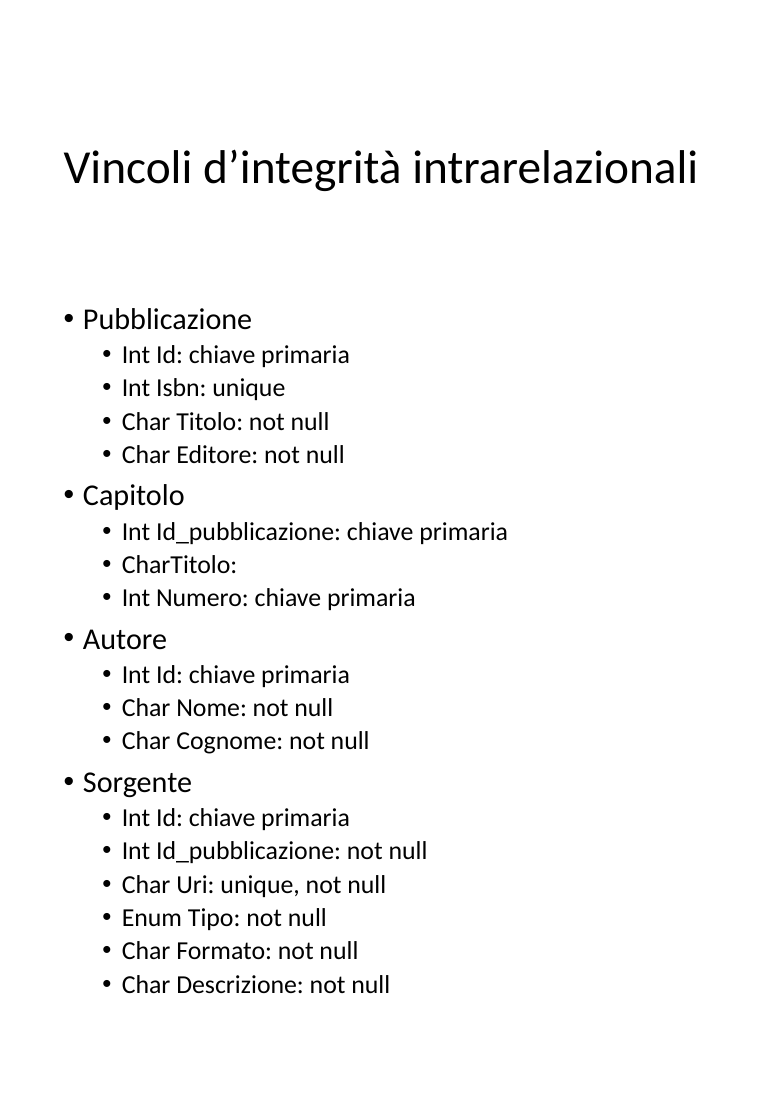
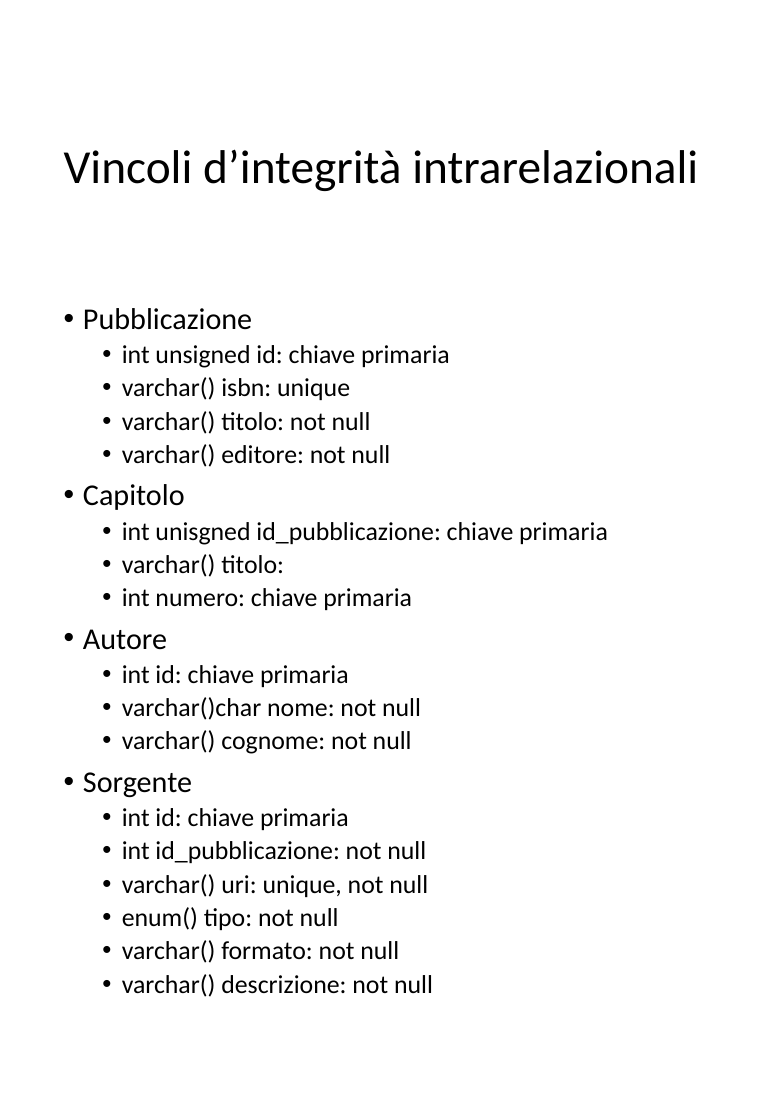
Before and after one commit to vincendep/LBDproject, a slide deck: slide 2 of modello logico/modello logico.pptx. Drawn at 775x1120 pixels with LibreOffice and Linux fonts; fonts in the diff are those of the drawing. Boxes give left, top, right and bottom in pixels: in the first picture for what was removed or moved away, otherwise in the second. Text is boxed around its words. In the diff, an @@ line names an element or a change of style, - is before the commit and + after.

```diff
--- a/modello logico/modello logico.pptx
+++ b/modello logico/modello logico.pptx
@@ text at box(122, 345, 450, 467): text changed @@
-  • Int Id: chiave primaria
-  • Int Isbn: unique
-  • Char Titolo: not null
-  • Char Editore: not null
+  • int unsigned id: chiave primaria
+  • varchar() isbn: unique
+  • varchar() titolo: not null
+  • varchar() editore: not null
@@ text at box(122, 522, 608, 610): text changed @@
-  • Int Id_pubblicazione: chiave primaria
-  • CharTitolo:
-  • Int Numero: chiave primaria
+  • int unisgned id_pubblicazione: chiave primaria
+  • varchar() titolo:
+  • int numero: chiave primaria
@@ text at box(122, 665, 421, 754): text changed @@
-  • Int Id: chiave primaria
-  • Char Nome: not null
-  • Char Cognome: not null
+  • int id: chiave primaria
+  • varchar()char nome: not null
+  • varchar() cognome: not null
@@ text at box(122, 808, 433, 997): text changed @@
-  • Int Id: chiave primaria
-  • Int Id_pubblicazione: not null
-  • Char Uri: unique, not null
-  • Enum Tipo: not null
-  • Char Formato: not null
-  • Char Descrizione: not null
+  • int id: chiave primaria
+  • int id_pubblicazione: not null
+  • varchar() uri: unique, not null
+  • enum() tipo: not null
+  • varchar() formato: not null
+  • varchar() descrizione: not null
```
Also in this commit, not shown: 5 other slides changed, 7 other files.
